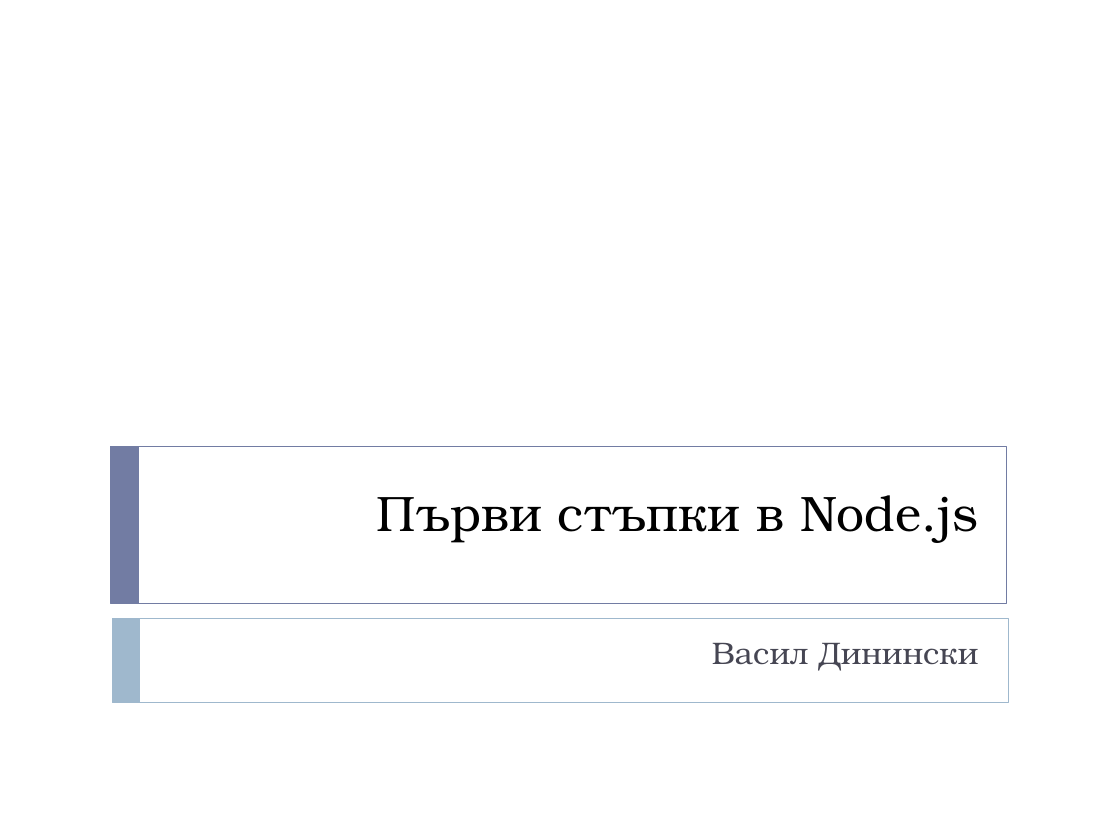
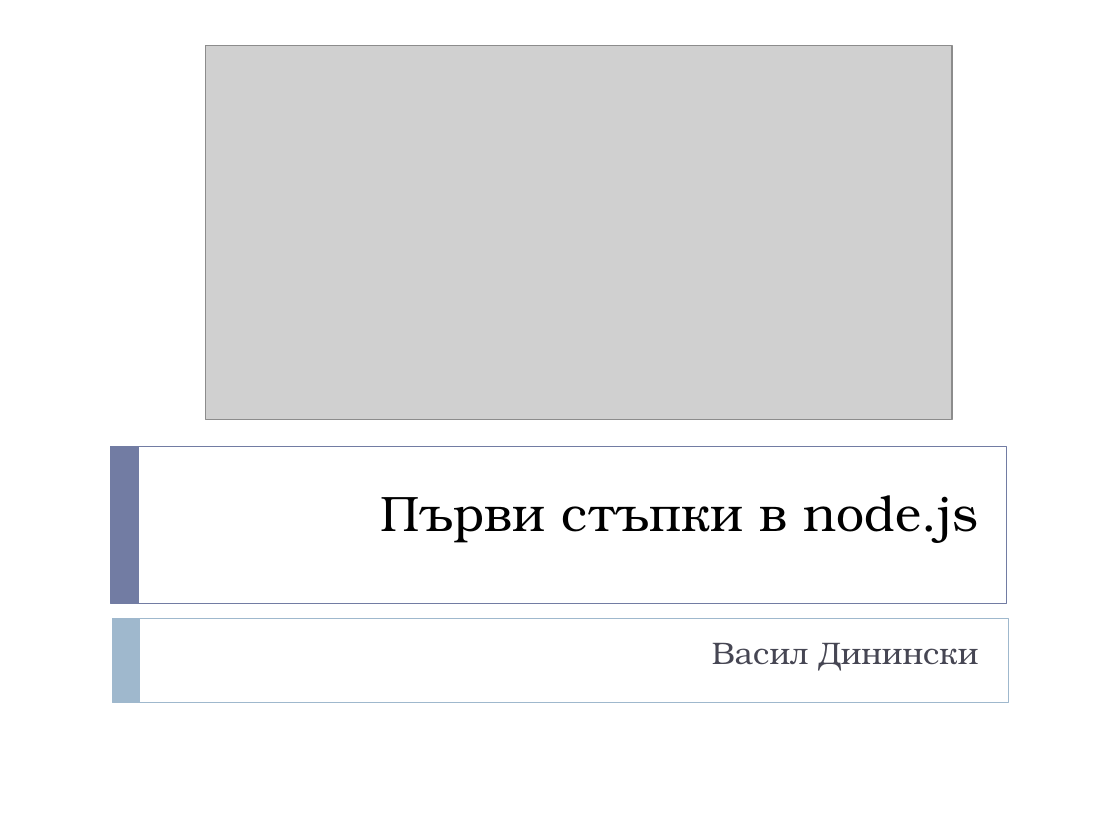
Before and after one commit to dininski/SoftUniConf2014, a slide deck: slide 1 of Presentation/Първи стъпки в Node.pptx. Drawn at 1120x840 pixels with LibreOffice and Linux fonts; fonts in the diff are those of the drawing; grey boxes stand for pictures. Boxes give left, top, right and bottom in pixels: in the first picture for what was removed or moved away, otherwise in the second. Text is boxed around its words. In the diff, an @@ line names an element or a change of style, - is before the commit and + after.

Commit message:
Finished presentation

```diff
--- a/Presentation/Първи стъпки в Node.pptx
+++ b/Presentation/Първи стъпки в Node.pptx
@@ picture added at [205,46,952,419] @@
@@ title at [380,495,978,543]: text changed @@
-Първи стъпки в Node.js
+Първи стъпки в node.js
```
Also in this commit, not shown: 6 slides added, 1 slide removed, 5 other files.
